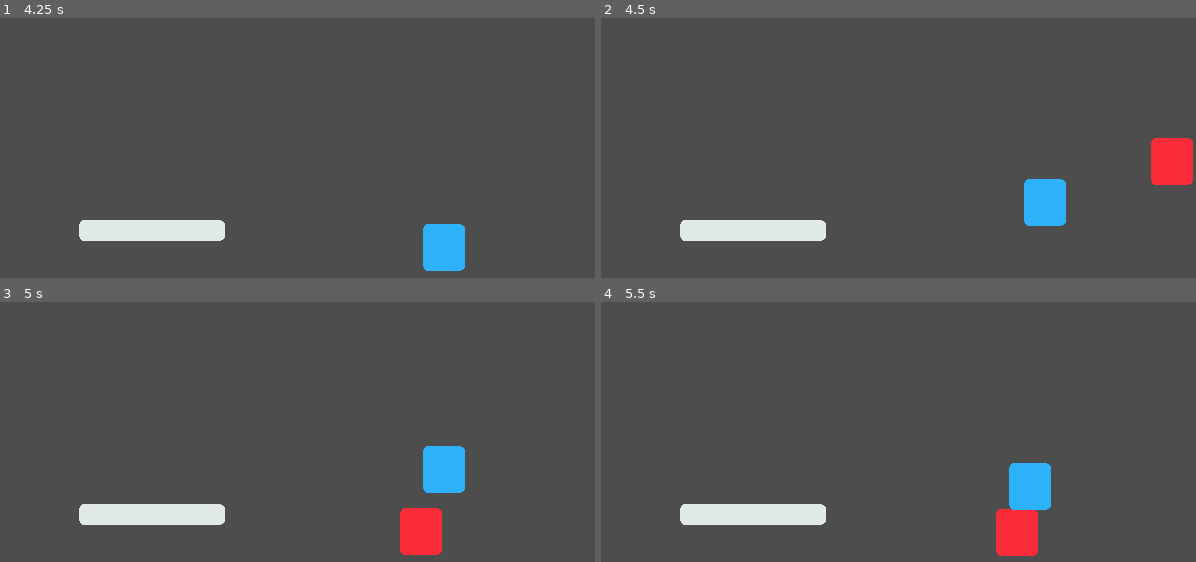
Above: before the commit, frames 1-4 (two rows, left to right).
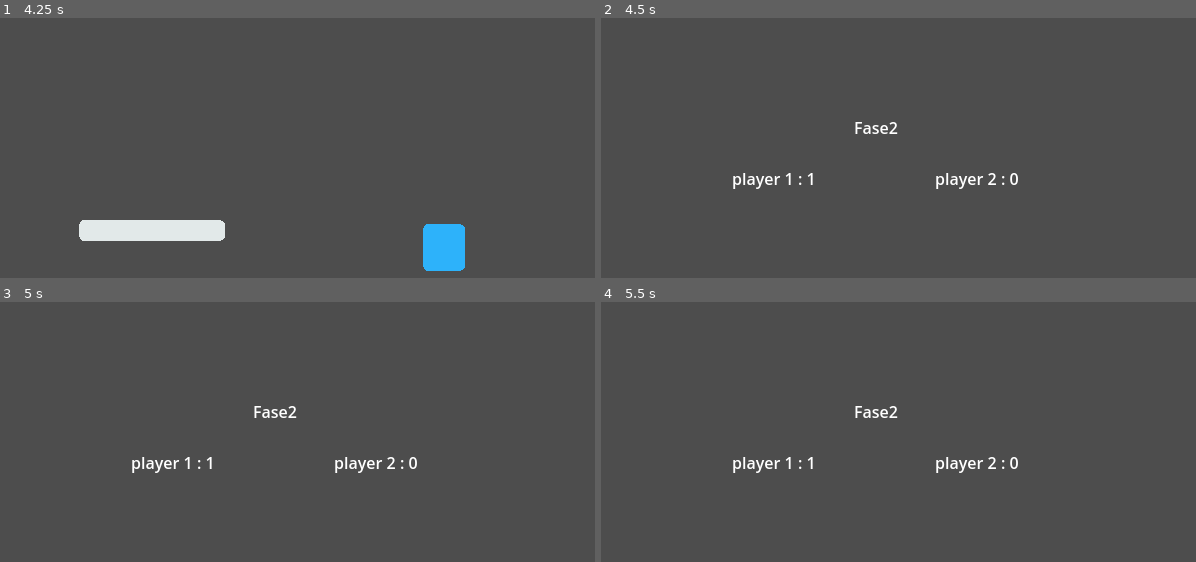
Above: after the commit, the same moments.

Repository: Juawo/PickGem
Game: Godot game, scene res://Scenes/node_2d.tscn
The game is run twice, just before and just after one commit, with the same random seed, the same clock (stepped at 60 frames per second) and the same inputs.
Inputs:
- Up to frame 1 (4.25 s): hold D (move_right_player1) 0.53-2.03 s; tap Left (move_left_player2) at 0.6, 2.85 s; tap W (move_up_player1) at 0.77, 1.52, 3.02, 3.77 s; tap Right (move_right_player2) at 1.35, 3.6 s; hold A (move_left_player1) 2.03-2.78 s; tap Up (move_up_player2) at 2.1 s; hold D (move_right_player1) from 2.78 s (still down)
- Up to frame 2 (4.5 s): release D (move_right_player1) at 4.28 s; hold A (move_left_player1) from 4.28 s (still down); tap Up (move_up_player2) at 4.35 s
- Up to frame 3 (5 s): keep holding A (move_left_player1); tap W (move_up_player1) at 4.52 s
- Up to frame 4 (5.5 s): release A (move_left_player1) at 5.03 s; hold D (move_right_player1) from 5.03 s (still down); tap Left (move_left_player2) at 5.1 s

Frame 1 is identical in both runs. In frame 2, 5.2% of the frame differs, in the area x 13-100%, y 40-86%; in frame 3, 5.2%; in frame 4, 5.2%.

Commit message:
Adicionando Autoload para as pontuações dos Players

Diff:
--- a/pickgemgame/Scenes/Coletables/gem.tscn
+++ b/pickgemgame/Scenes/Coletables/gem.tscn
@@ -1,13 +1,15 @@
-[gd_scene load_steps=4 format=3 uid="uid://dr16cy2kr85gh"]
+[gd_scene load_steps=5 format=3 uid="uid://dr16cy2kr85gh"]
 
 [ext_resource type="Script" path="res://Scripts/gem.gd" id="1_buxvk"]
 [ext_resource type="Texture2D" uid="uid://ynmc87ydf83d" path="res://Assets/Gem.png" id="1_kdvwt"]
+[ext_resource type="PackedScene" uid="uid://bvh8abi4ffrne" path="res://Scenes/control.tscn" id="2_57ha4"]
 
 [sub_resource type="RectangleShape2D" id="RectangleShape2D_cri2p"]
 size = Vector2(22.6272, 22.5282)
 
 [node name="gem" type="Area2D"]
 script = ExtResource("1_buxvk")
+next_scene = ExtResource("2_57ha4")
 
 [node name="Sprite2D" type="Sprite2D" parent="."]
 texture = ExtResource("1_kdvwt")
--- /dev/null
+++ b/pickgemgame/Scenes/control.gd
@@ -0,0 +1,5 @@
+extends Control
+
+func _ready() -> void:
+	$Label2.text = ("player 1 : " + str(players_data.score_player_1))
+	$Label3.text = ("player 2 : " + str(players_data.score_player_2))
--- a/pickgemgame/Scenes/control.tscn
+++ b/pickgemgame/Scenes/control.tscn
@@ -1,4 +1,6 @@
-[gd_scene format=3 uid="uid://bvh8abi4ffrne"]
+[gd_scene load_steps=2 format=3 uid="uid://bvh8abi4ffrne"]
+
+[ext_resource type="Script" path="res://Scenes/control.gd" id="1_fmuy2"]
 
 [node name="Control" type="Control"]
 layout_mode = 3
@@ -7,6 +9,7 @@
 anchor_bottom = 1.0
 grow_horizontal = 2
 grow_vertical = 2
+script = ExtResource("1_fmuy2")
 
 [node name="Label" type="Label" parent="."]
 layout_mode = 1
@@ -22,3 +25,33 @@
 grow_horizontal = 2
 grow_vertical = 2
 text = "Fase2"
+
+[node name="Label2" type="Label" parent="."]
+layout_mode = 1
+anchors_preset = 8
+anchor_left = 0.5
+anchor_top = 0.5
+anchor_right = 0.5
+anchor_bottom = 0.5
+offset_left = -124.0
+offset_top = 40.0
+offset_right = -80.0
+offset_bottom = 63.0
+grow_horizontal = 2
+grow_vertical = 2
+text = "Fase2"
+
+[node name="Label3" type="Label" parent="."]
+layout_mode = 1
+anchors_preset = 8
+anchor_left = 0.5
+anchor_top = 0.5
+anchor_right = 0.5
+anchor_bottom = 0.5
+offset_left = 79.0
+offset_top = 40.0
+offset_right = 123.0
+offset_bottom = 63.0
+grow_horizontal = 2
+grow_vertical = 2
+text = "Fase2"
--- a/pickgemgame/Scripts/gem.gd
+++ b/pickgemgame/Scripts/gem.gd
@@ -9,8 +9,12 @@
 
 func add_score(body: CharacterBody2D) -> void:
 	if body.is_in_group("Players"):
+		if(body.name == "player_1"):
+			players_data.score_player_1 += 1
+		else:
+			players_data.score_player_2 += 1
 		body.score += 1
-		print(body.name, " 1+ point!")
+		print("Player 1: ",str(players_data.score_player_1),"\n Player 2: ", str(players_data.score_player_2) )
 
 func change_level(scene : PackedScene):
 	$CollisionShape2D.queue_free()
--- /dev/null
+++ b/pickgemgame/Scripts/globals.gd
@@ -0,0 +1,4 @@
+extends Node
+
+var score_player_1 := 0
+var score_player_2 := 0
--- a/pickgemgame/project.godot
+++ b/pickgemgame/project.godot
@@ -15,6 +15,10 @@
 run/main_scene="res://Scenes/node_2d.tscn"
 config/features=PackedStringArray("4.3", "GL Compatibility")
 config/icon="res://icon.svg"
+
+[autoload]
+
+players_data="*res://Scripts/globals.gd"
 
 [display]
 
